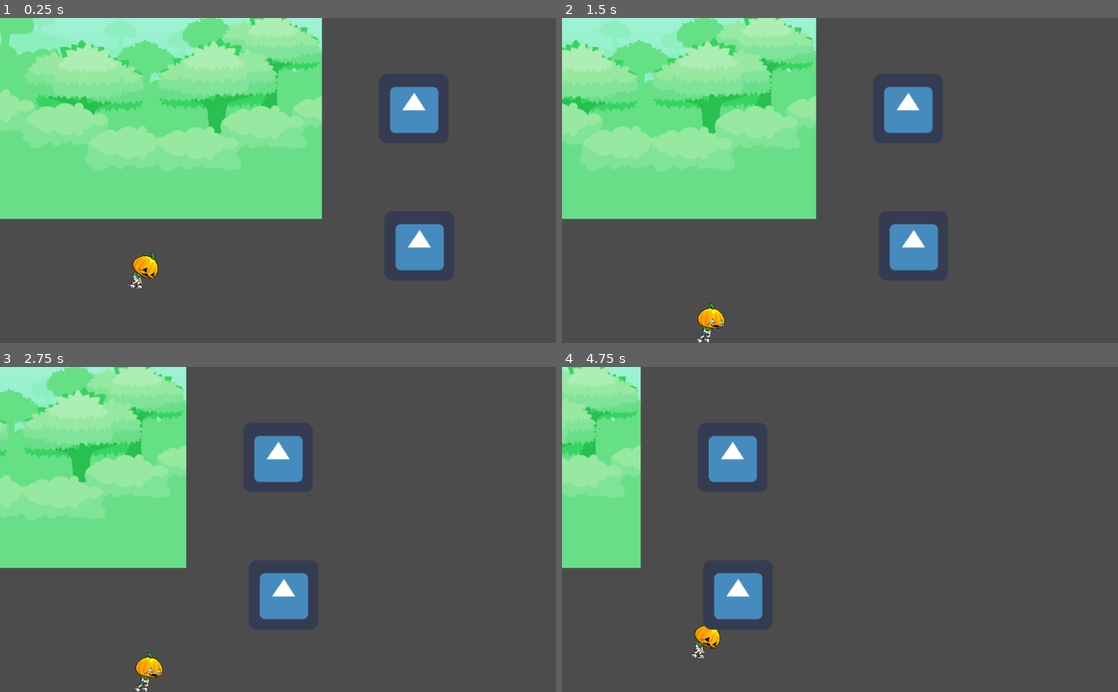
Above: before the commit, frames 1-4 (two rows, left to right).
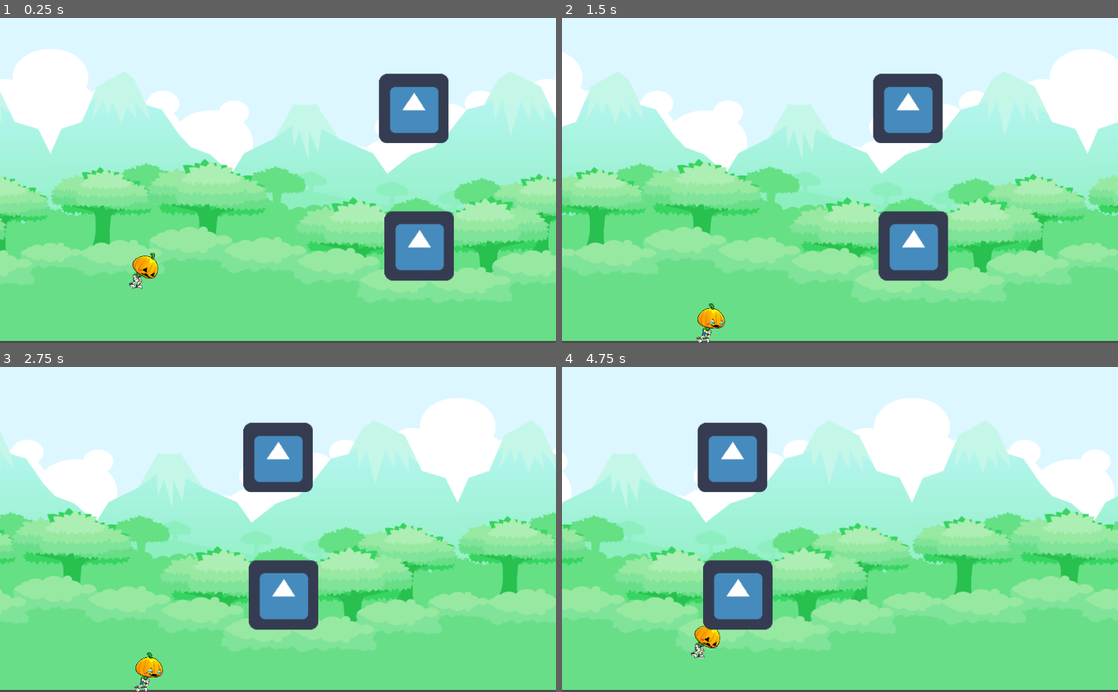
Above: after the commit, the same moments.

Repository: erick29496/godotGame
Game: Godot game, scene res://scenes/Game.tscn
The game is run twice, just before and just after one commit, with the same random seed, the same clock (stepped at 60 frames per second) and the same inputs. The engine's default icon, where the game draws it, is replaced by a stand-in: a white triangle on a blue panel in a dark square.
Inputs:
- Up to frame 1 (0.25 s): no input
- Up to frame 2 (1.5 s): tap Space (ui_select) at 0.77 s
- Up to frame 3 (2.75 s): tap Space (ui_select) at 1.52 s
- Up to frame 4 (4.75 s): tap Space (ui_select) at 3.02, 3.77, 4.52 s

The runs differ from the first frame. In frame 1, 90% of the frame differs, in the area x 0-100%, y 0-100%; in frame 2, 91%; in frame 3, 91%; in frame 4, 93%.

Commit message:
add parallax image

Diff:
--- a/game/project.godot
+++ b/game/project.godot
@@ -15,7 +15,7 @@
 
 [application]
 
-config/name="godotGame"
+config/name="Nuevo proyecto de juego"
 run/main_scene="res://scenes/Game.tscn"
 config/icon="res://icon.png"
 
--- a/game/scenes/Game.tscn
+++ b/game/scenes/Game.tscn
@@ -30,9 +30,13 @@
 [node name="ParallaxBackground" type="ParallaxBackground" parent="."]
 
 [node name="ParallaxLayer" type="ParallaxLayer" parent="ParallaxBackground"]
+motion_mirroring = Vector2( 1000, 750 )
 
 [node name="Sprite" type="Sprite" parent="ParallaxBackground/ParallaxLayer"]
+scale = Vector2( 1, 0.8 )
 texture = ExtResource( 5 )
+centered = false
+region_rect = Rect2( 1, 1, 4000, 750 )
 
 [node name="Enemies" type="Node2D" parent="."]
 
